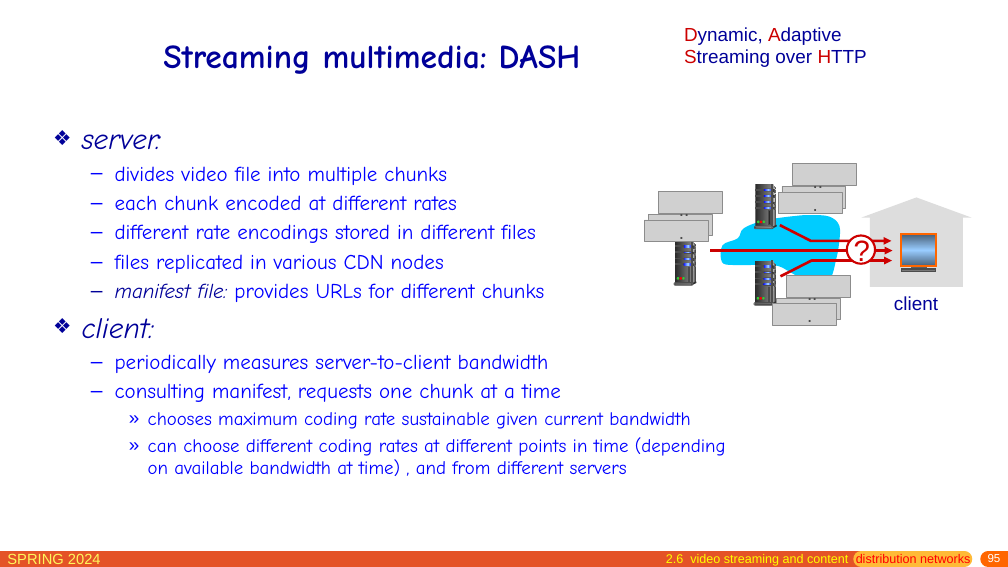
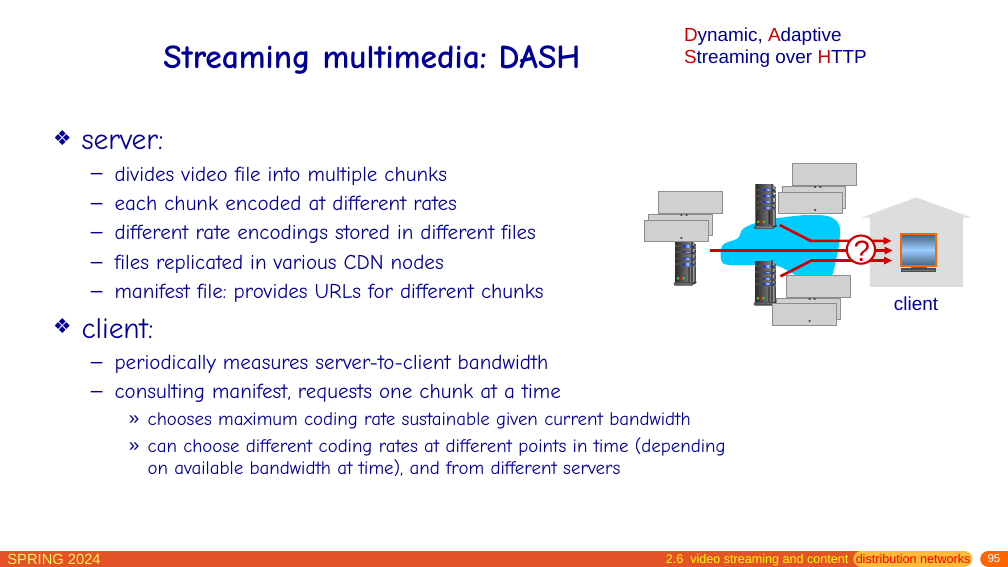
Before and after one commit to network-whu/slides, a slide deck: slide 95 of pptx/chapter2.pptx. Drawn at 1008x567 pixels with LibreOffice and Linux fonts; fonts in the diff are those of the drawing; grey boxes stand for pictures. Boxes give left, top, right and bottom in pixels: in the first picture for what was removed or moved away, otherwise in the second. Text is boxed around its words. In the diff, an @@ line names an element or a change of style, - is before the commit and + after.

```diff
--- a/pptx/chapter2.pptx
+++ b/pptx/chapter2.pptx
@@ text at box(82, 134, 690, 429): italic off in "server:", "manifest file:", "client:"; text colour #0000FF to #000099 in "divides video file into multiple chunks", "each chunk encoded at different rates", "different rate encodings stored in different files", "files replicated in various CDN nodes" and 4 more places @@
@@ text at box(148, 437, 726, 476): text changed; text colour #0000FF to #000099 @@
-    » can choose different coding rates at different points in time (depending on available bandwidth at time) , and from different servers
+    » can choose different coding rates at different points in time (depending on available bandwidth at time), and from different servers
```
Also in this commit, not shown: 8 other slides changed, 2 slides removed.
